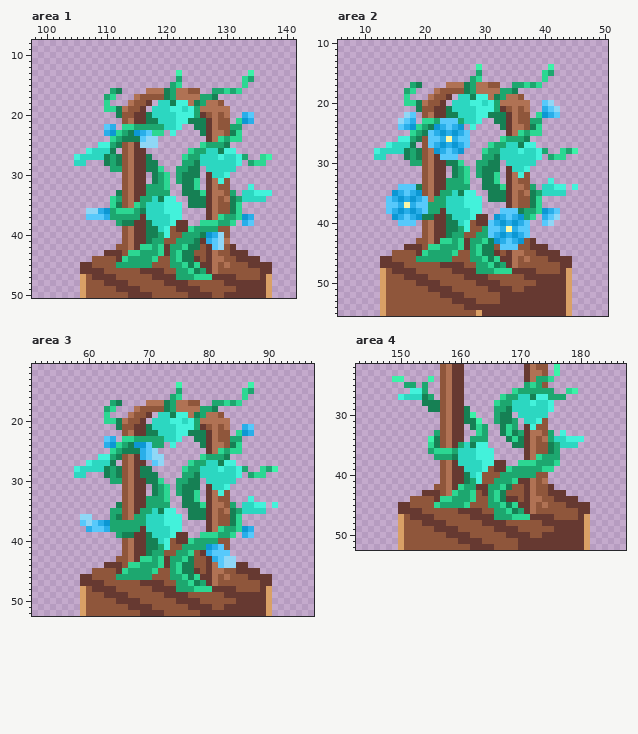
Pixel-art file: growth_sprites/morningglories_growthsprites.aseprite. The picture above is the old version.
192x192 pixels, 1 frame. Shown: area 1: x 98..141, y 8..50; area 2: x 6..50, y 10..55; area 3: x 51..97, y 11..52; area 4: x 143..187, y 22..52. The commit also changed other parts of the picture, which this record leaves out.
The result:
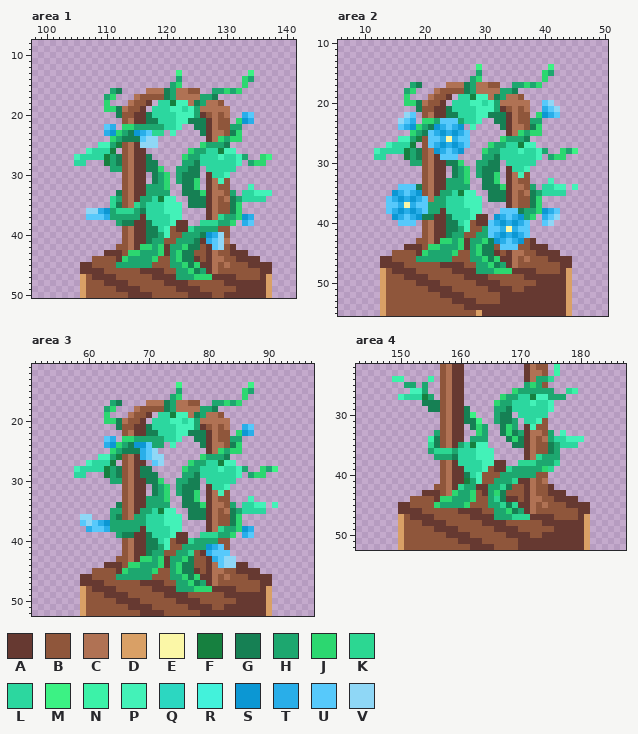
Palette (. is transparent): A #663931  B #8f563b  C #b07254  D #d9a066  E #fbf7a7  F #16803f  G #168054  H #1da76f  J #2cd770  K #2cd792  L #2cd79f  M #3cf284  N #3cf2a8  P #43f2b8  Q #2cd7c1  R #43f2db  S #0c97d3  T #29aee9  U #57c9fb  V #8fd7f6
The edit:
Area 1, layer "Layer 5":
y 13: x 122 N -> M; x 134 N -> M
y 14: x 133 K -> J
y 15: x 122 K -> J; x 133 K -> J
y 16: x 130 K -> J; x 132 K -> J
y 17: x 111 K -> J
y 18: x 110 K -> J; x 119..123 QQGRR -> LLFPP
y 19: x 110..111 KK -> JJ; x 118..124 QQQRRQR -> LLLPPLP
y 20: x 118..124 QQQQRRR -> LLLLPPP
y 21: x 119..123 QQQRR -> LLLPP; x 132 K -> J
y 22: x 113..114 KK -> JJ; x 120..122 QQR -> LLP
y 23: x 112 K -> J; x 121 R -> P; x 132 K -> J
y 24: x 111 K -> J; x 129 K -> J; x 131..132 KK -> JJ
y 25: x 109..110 RR -> PP; x 112 G -> F; x 126 K -> J
y 26: x 107..111 RQQQG -> PLLLF; x 124 K -> J; x 127..131 QQGRR -> LLFPP
y 27: x 105..110 RQQQQG -> PLLLLF; x 123 K -> J; x 126..132 QQQRQQR -> LLLPLLP; x 136..137 KN -> JM
y 28: x 105..106 QQ -> LL; x 110 G -> F; x 126..132 QQQQQQR -> LLLLLLP; x 135..136 KK -> JJ
y 29: x 119 K -> J; x 127..131 QQQQQ -> LLLLL
y 30: x 120 K -> J; x 128..130 QQR -> LLP
y 31: x 120 K -> J; x 125 K -> J; x 129 R -> P
y 32: x 120 K -> J; x 125 K -> J; x 134 R -> P
y 33: x 126 K -> J; x 133..137 QQRRR -> LLPPP
y 34: x 118..121 QGRR -> LFPP; x 133..136 QQQQ -> LLLL
y 35..36: x 117..122 QQQRRR -> LLLPPP; x 132 K -> J
y 37: x 117..122 QQQQRR -> LLLLPP; x 132 K -> J
y 38: x 118..121 QQQR -> LLLP; x 131 K -> J
y 39: x 119..120 QR -> LP
y 40: x 120 R -> P
y 42: x 116..117 KK -> JJ; x 119 K -> J; x 123 K -> J
y 43: x 114..115 KK -> JJ; x 119 K -> J; x 122 K -> J
y 44: x 113 K -> J; x 118 K -> J; x 122 K -> J
y 45: x 123 K -> J; x 125 K -> J
y 46: x 124 K -> J
y 47: x 125..127 KKK -> JJJ
Area 2, layer "Layer 5":
y 14: x 29 N -> M; x 41 N -> M
y 15: x 40 K -> J
y 16: x 29 K -> J; x 40 K -> J
y 17: x 37 K -> J; x 39 K -> J
y 18: x 18 K -> J
y 19: x 17 K -> J; x 26..30 QQGRR -> LLFPP
y 20: x 17..18 KK -> JJ; x 25..31 QQQRRQR -> LLLPPLP
y 21: x 25..31 QQQQRRR -> LLLLPPP
y 22: x 26..30 QQQRR -> LLLPP; x 39 K -> J
y 23: x 20..21 KK -> JJ; x 27..29 QQR -> LLP
y 24: x 19 K -> J; x 28 R -> P; x 39 K -> J
y 25: x 18 K -> J; x 36 K -> J; x 38..39 KK -> JJ
y 26: x 16..17 RR -> PP; x 19 G -> F; x 33 K -> J
y 27: x 14..18 RQQQG -> PLLLF; x 31 K -> J; x 34..38 QQGRR -> LLFPP
y 28: x 12..17 RQQQQG -> PLLLLF; x 30 K -> J; x 33..39 QQQRQQR -> LLLPLLP; x 43 K -> J; x 45 N -> M
y 29: x 12..13 QQ -> LL; x 17 G -> F; x 33..39 QQQQQQR -> LLLLLLP; x 42..43 KK -> JJ
y 30: x 26 K -> J; x 34..38 QQQQQ -> LLLLL
y 31: x 27 K -> J; x 35..37 QQR -> LLP
y 32: x 27 K -> J; x 32 K -> J; x 36 R -> P
y 33: x 27 K -> J; x 32 K -> J; x 41 R -> P
y 34: x 33 K -> J; x 40..43 QQRR -> LLPP; x 45 R -> P
y 35: x 25..28 QGRR -> LFPP; x 40..43 QQQQ -> LLLL
y 36..37: x 24..29 QQQRRR -> LLLPPP; x 39 K -> J
y 38: x 24..29 QQQQRR -> LLLLPP; x 39 K -> J
y 39: x 25..28 QQQR -> LLLP; x 38 K -> J
y 40: x 26..27 QR -> LP
y 41: x 27 R -> P
y 43: x 23..24 KK -> JJ; x 26 K -> J; x 30 K -> J
y 44: x 21..22 KK -> JJ; x 26 K -> J; x 29 K -> J
y 45: x 20 K -> J; x 25 K -> J; x 29 K -> J
y 46: x 30 K -> J; x 32 K -> J
y 47: x 31 K -> J
y 48: x 32..34 KKK -> JJJ
Area 3, layer "Layer 5":
y 14: x 75 N -> M; x 87 N -> M
y 15: x 86 K -> J
y 16: x 75 K -> J; x 86 K -> J
y 17: x 83 K -> J; x 85 K -> J
y 18: x 64 K -> J
y 19: x 63 K -> J; x 72..76 QQGRR -> LLFPP
y 20: x 63..64 KK -> JJ; x 71..77 QQQRRQR -> LLLPPLP
y 21: x 71..77 QQQQRRR -> LLLLPPP
y 22: x 72..76 QQQRR -> LLLPP; x 85 K -> J
y 23: x 66..67 KK -> JJ; x 73..75 QQR -> LLP
y 24: x 65 K -> J; x 74 R -> P; x 85 K -> J
y 25: x 64 K -> J; x 82 K -> J; x 84..85 KK -> JJ
y 26: x 62..63 RR -> PP; x 65 G -> F; x 79 K -> J
y 27: x 60..64 RQQQG -> PLLLF; x 77 K -> J; x 80..84 QQGRR -> LLFPP
y 28: x 58..63 RQQQQG -> PLLLLF; x 76 K -> J; x 79..85 QQQRQQR -> LLLPLLP; x 89 K -> J; x 91 N -> M
y 29: x 58..59 QQ -> LL; x 63 G -> F; x 79..85 QQQQQQR -> LLLLLLP; x 88..89 KK -> JJ
y 30: x 72 K -> J; x 80..84 QQQQQ -> LLLLL
y 31: x 73 K -> J; x 81..83 QQR -> LLP
y 32: x 73 K -> J; x 78 K -> J; x 82 R -> P
y 33: x 73 K -> J; x 78 K -> J; x 87 R -> P
y 34: x 79 K -> J; x 86..89 QQRR -> LLPP; x 91 R -> P
y 35: x 71..74 QGRR -> LFPP; x 86..89 QQQQ -> LLLL
y 36..37: x 70..75 QQQRRR -> LLLPPP; x 85 K -> J
y 38: x 70..75 QQQQRR -> LLLLPP; x 85 K -> J
y 39: x 71..74 QQQR -> LLLP; x 84 K -> J
y 40: x 72..73 QR -> LP
y 41: x 73 R -> P
y 43: x 69..70 KK -> JJ; x 72 K -> J; x 76 K -> J
y 44: x 67..68 KK -> JJ; x 72 K -> J; x 75 K -> J
y 45: x 66 K -> J; x 71 K -> J; x 75 K -> J
y 46: x 76 K -> J; x 78 K -> J
y 47: x 77 K -> J
y 48: x 78..80 KKK -> JJJ
Area 4, layer "Layer 5":
y 25: x 172 K -> J
y 26: x 152..153 RR -> PP; x 169 K -> J
y 27: x 150..154 RQQQG -> PLLLF; x 167 K -> J; x 170..174 QQGRR -> LLFPP
y 28: x 166 K -> J; x 169..175 QQQRQQR -> LLLPLLP
y 29: x 169..175 QQQQQQR -> LLLLLLP
y 30: x 162 N -> M; x 170..174 QQQQQ -> LLLLL
y 31: x 163 N -> M; x 171..173 QQR -> LLP
y 32: x 163 K -> J; x 168 K -> J; x 172 R -> P
y 33: x 163 K -> J; x 168 K -> J; x 177 R -> P
y 34: x 169 K -> J; x 176..180 QQRRR -> LLPPP
y 35: x 161..164 QGRR -> LFPP; x 177..179 QQQ -> LLL
y 36..37: x 160..165 QQQRRR -> LLLPPP
y 38: x 160..165 QQQQRR -> LLLLPP
y 39: x 161..164 QQQR -> LLLP; x 174 K -> J
y 40: x 162..163 QR -> LP
y 41: x 161 G -> F; x 163 R -> P
y 43: x 159 K -> J; x 162 K -> J; x 166 K -> J
y 44: x 157..158 KK -> JJ; x 162 K -> J
y 45: x 156 K -> J; x 161 K -> J
y 46: x 168 K -> J
Changed places in both pictures, as pixel boxes (x1, y1, x2, y2):
changed: (74, 70, 272, 280)
changed: (374, 64, 578, 274)
changed: (74, 382, 278, 592)
changed: (434, 382, 584, 514)
changed: (398, 388, 428, 400)
